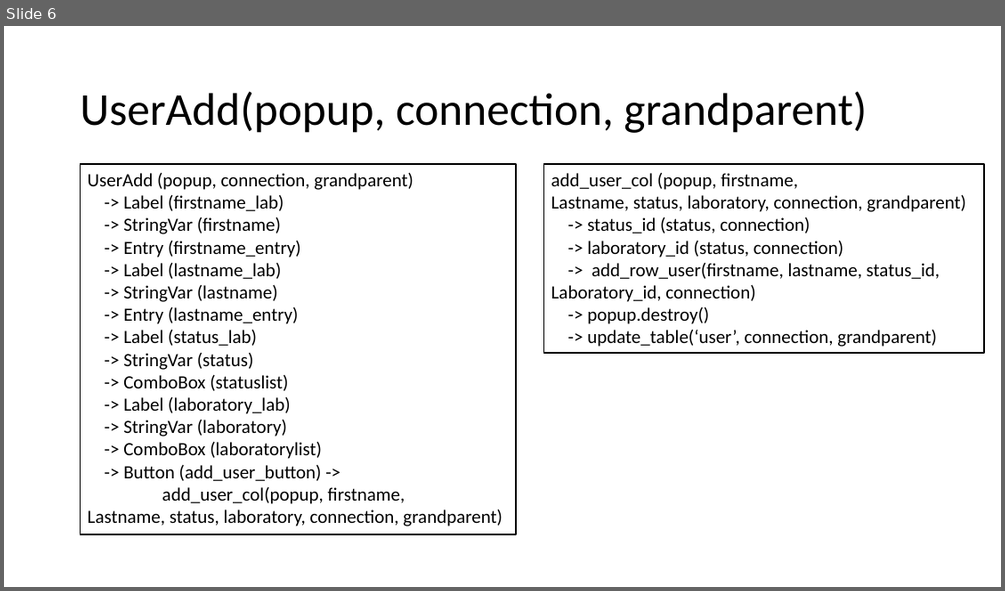
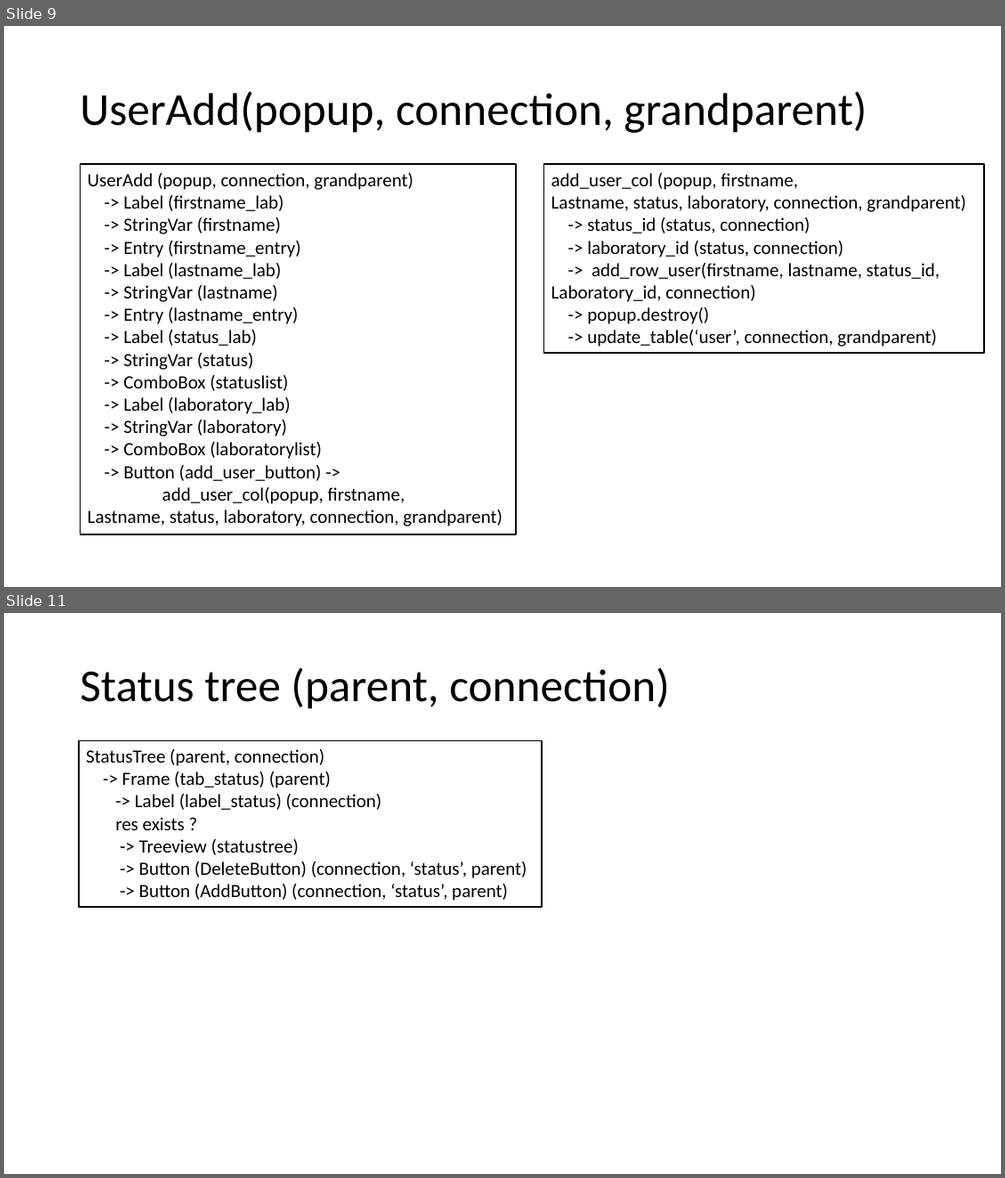
Before and after one commit to jcorain/CollaSci, a slide deck: GUI_schema.pptx. Shown one above the other, each under a label of ours: slide 6 before the commit, slides 9 and 11 after it; the slides between them are not shown. The pictures are 1005x591 and 1005x1178 pixels, drawn with LibreOffice and Linux fonts; fonts in the diff are those of the drawing. Boxes give left, top, right and bottom in pixels: in the first picture for what was removed or moved away, otherwise in the second. Text is boxed around its words. In the diff, an @@ line names an element or a change of style, - is before the commit and + after.

```diff
--- a/GUI_schema.pptx
+++ b/GUI_schema.pptx
@@ slide 11 added at (4, 613, 1001, 1174), background #FFFFFF @@
@@ title added at (80, 667, 670, 709), 44 pt, text #000000 @@
+Status tree (parent, connection)
@@ rectangle added at (79, 741, 542, 907), outline #000000 1.5 pt, 18 pt, text #000000 @@
+StatusTree (parent, connection)
+-> Frame (tab_status) (parent)
+-> Label (label_status) (connection)
+res exists ?
+-> Treeview (statustree)
+-> Button (DeleteButton) (connection, ‘status’, parent)
+-> Button (AddButton) (connection, ‘status’, parent)
@@ what was slide 6 is now slide 9 @@
```
Also in this commit, not shown: 4 slides changed, 3 other slides added, 3 other files.
